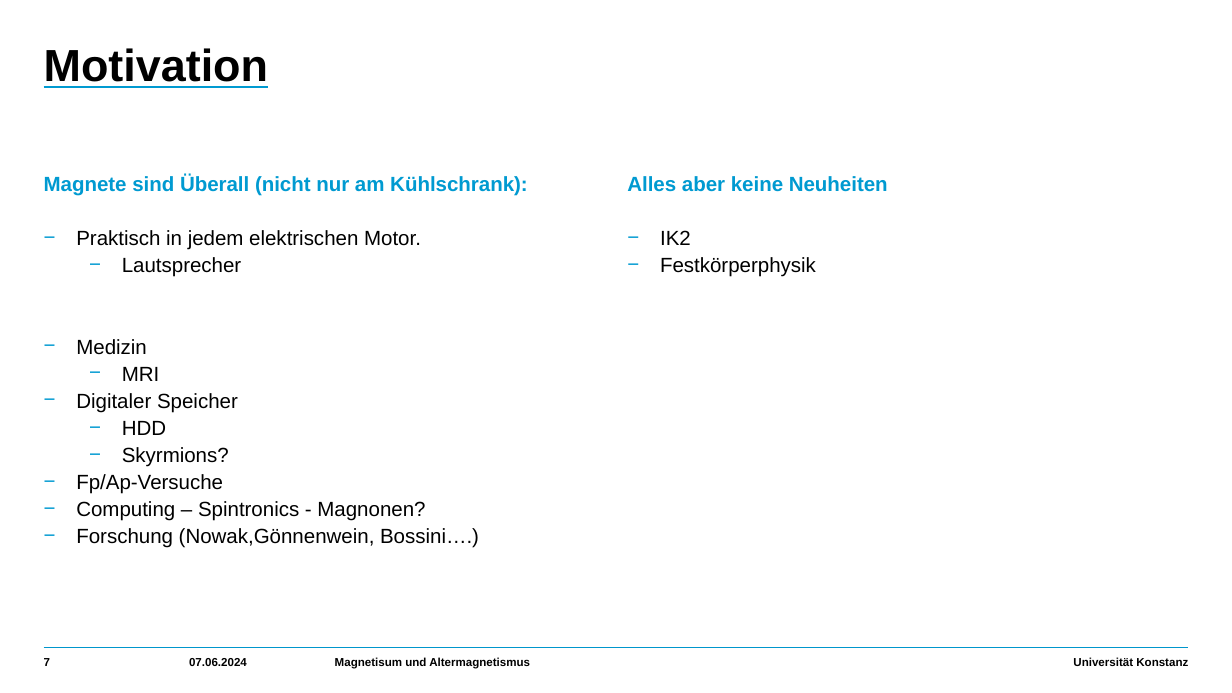
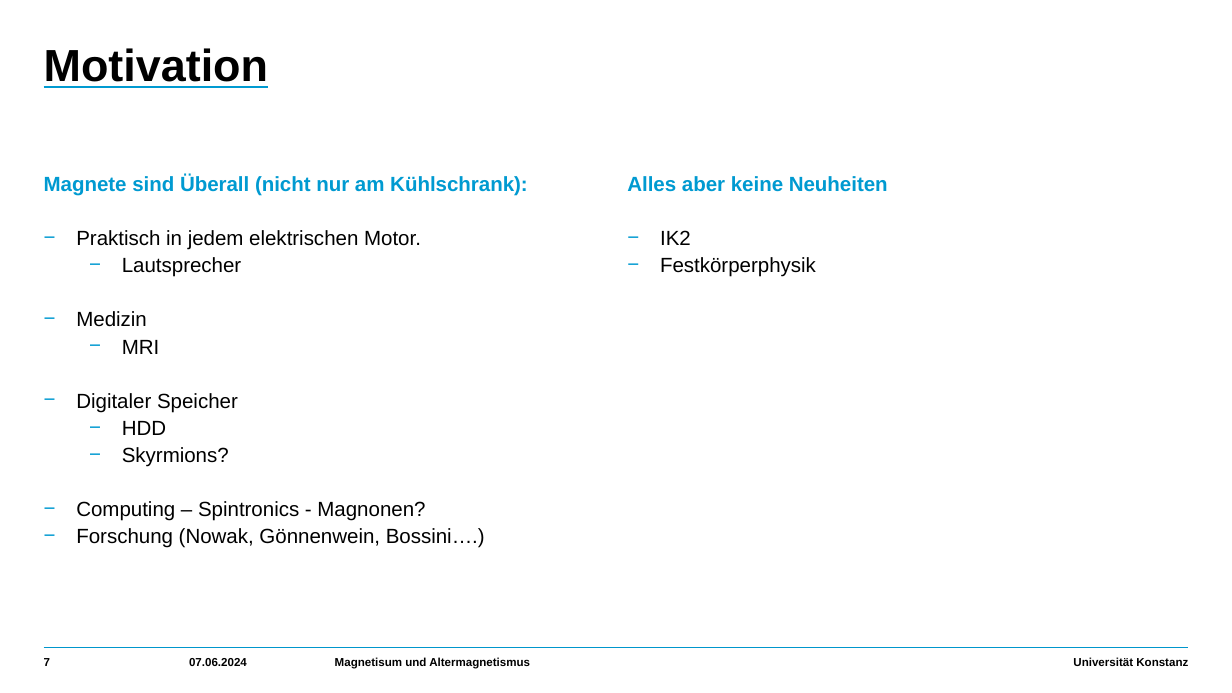
Before and after one commit to HolykingJulex/EstimateSeminar, a slide deck: slide 7 of Vortrag.pptx. Drawn at 1232x693 pixels with LibreOffice and Linux fonts; fonts in the diff are those of the drawing. Boxes give left, top, right and bottom in pixels: in the first picture for what was removed or moved away, otherwise in the second. Text is boxed around its words. In the diff, an @@ line names an element or a change of style, - is before the commit and + after.

```diff
--- a/Vortrag.pptx
+++ b/Vortrag.pptx
@@ text at (76,474,223,494): paragraph removed @@
-    − Fp/Ap-Versuche
@@ text at (76,528,485,548): spaces changed @@
-    − Forschung (Nowak,Gönnenwein, Bossini….)
+    − Forschung (Nowak, Gönnenwein, Bossini….)
```
Also in this commit, not shown: 2 other slides changed, 1 slide added.
